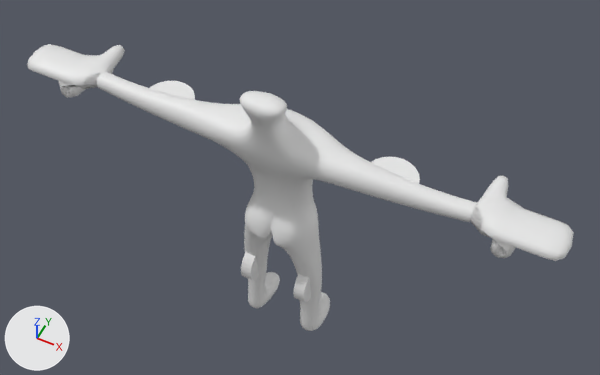
A saved change to the Blender file BlenderModels/AnotherPlatformerMan.blend.
Both versions are drawn from a 50 mm camera at (0.789, -1.474, 2.502) aimed at (0.022, 0.06, 0.585). Lighting does not change. The marker at lower left points along +X, +Y and +Z. The picture after the commit comes second.

Names of what the first picture shows: 'BicepsGuide', 'Cube', 'Hands', 'Hands_Fist', 'LegBicepsGuide'.
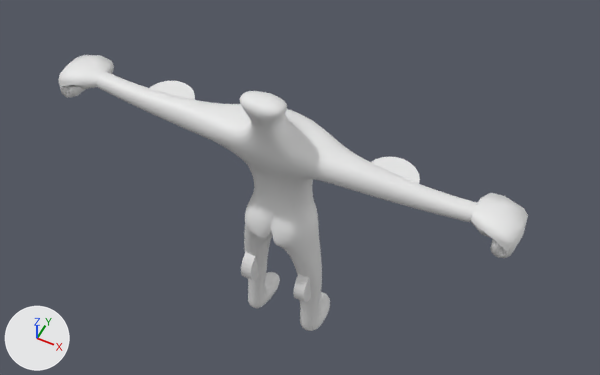
The change, as a list of edits to the scene's bpy script:
```text
Change ob_hands:
    add ob_hands.hide_set(True)
```

Boxes (x1, y1, x2, y2) around the edits, measured in the pictures (600 x 375 px):
'Hands', hidden: before (27, 44, 574, 261)
